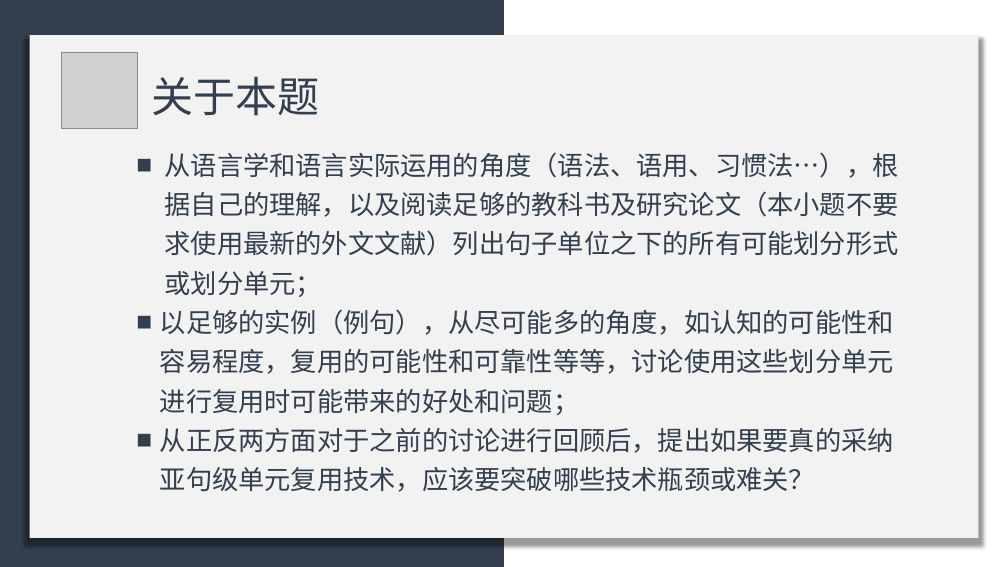
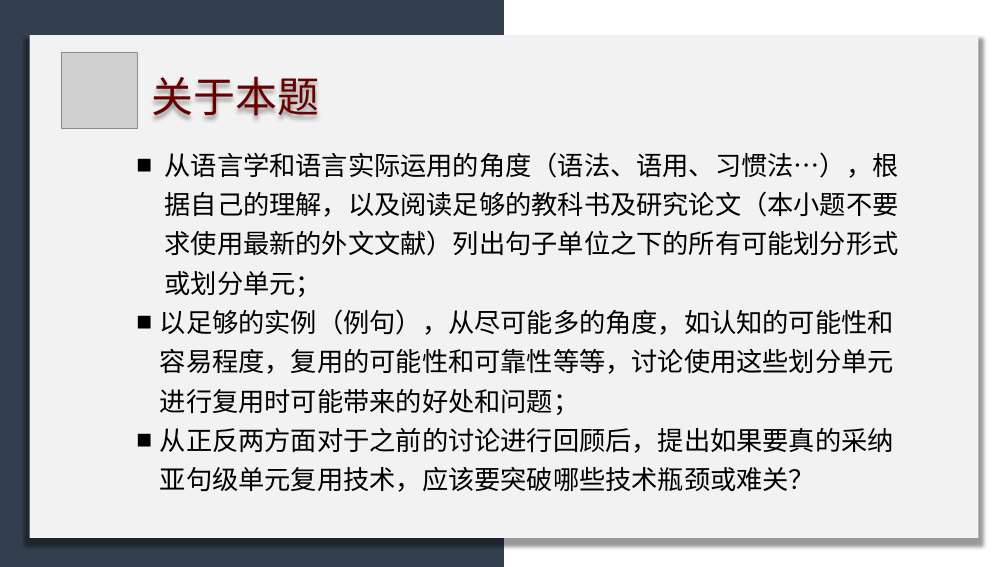
Before and after one commit to licheng0573/RosettaStone, a slide deck: slide 2 of 二组展示_10_24.pptx. Drawn at 1008x567 pixels with LibreOffice and Linux fonts; fonts in the diff are those of the drawing; grey boxes stand for pictures. Boxes give left, top, right and bottom in pixels: in the first picture for what was removed or moved away, otherwise in the second. Text is boxed around its words. In the diff, an @@ line names an element or a change of style, - is before the commit and + after.

```diff
--- a/二组展示_10_24.pptx
+++ b/二组展示_10_24.pptx
@@ text "关于本题" at <box>151,77,319,116</box>: text colour #333F50 to #680000 @@
@@ text "从语言学和语言实际运用的角度（语法、语用、习惯法…），根据自己的理解，以及阅读足够的教科书及研究论文（本小题不要求使用最 ..." at <box>160,152,899,492</box>: text colour #333F50 to #000000 @@
```
Also in this commit, not shown: 9 other slides changed, 10 slides added, 8 slides removed, 2 other files.
